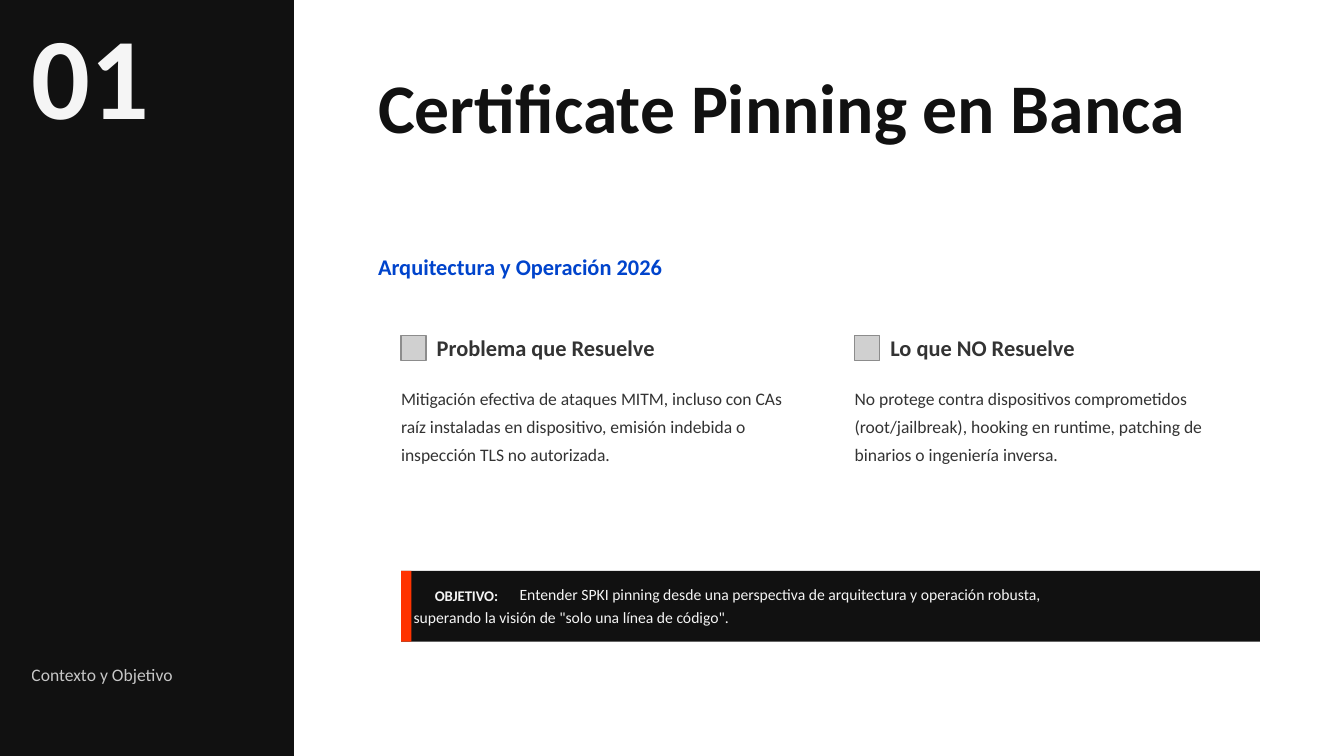
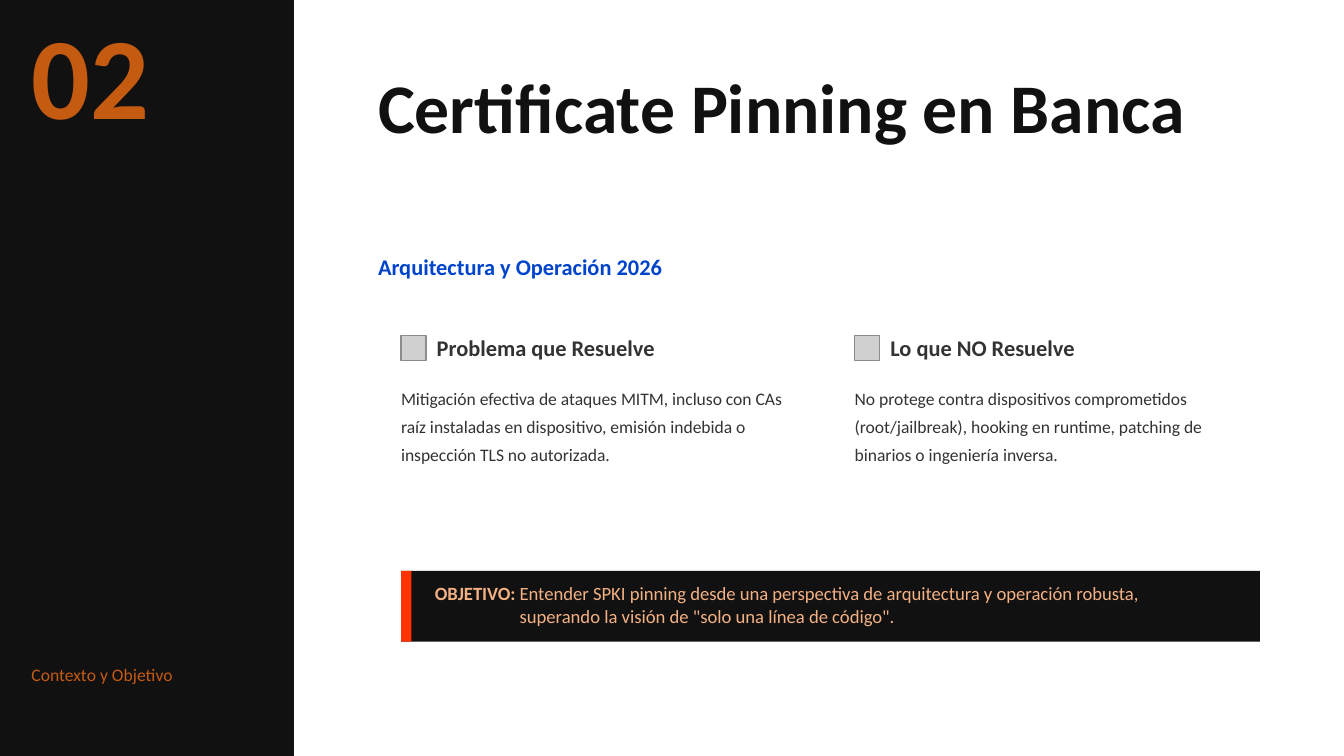
Before and after one commit to pcanelo/spki-pinning-lab, a slide deck: slide 3 of Certificate_Pinning_en_Banca_Arquitectura_y_Operación_2026.pptx (slide 1 before the commit). Drawn at 1344x756 pixels with LibreOffice and Linux fonts; fonts in the diff are those of the drawing; grey boxes stand for pictures; background and template pictures are left out. Boxes give left, top, right and bottom in pixels: in the first picture for what was removed or moved away, otherwise in the second. Text is boxed around its words. In the diff, an @@ line names an element or a change of style, - is before the commit and + after.

```diff
--- a/Certificate_Pinning_en_Banca_Arquitectura_y_Operación_2026.pptx
+++ b/Certificate_Pinning_en_Banca_Arquitectura_y_Operación_2026.pptx
@@ text at box(31, 43, 148, 120): text changed; text colour #F5F5F5 to #C55A11 @@
-01
+02
@@ text "OBJETIVO:" at box(435, 587, 516, 600): size 7.8 to 10 pt, text colour #F5F5F5 to #F4B183 @@
@@ text "Entender SPKI pinning desde una ..." at box(520, 587, 1138, 603): size 8.3 to 10 pt, text colour #F5F5F5 to #F4B183 @@
@@ text "superando la visión de "solo ..." at box(520, 610, 894, 626): size 8.3 to 10 pt, text colour #F5F5F5 to #F4B183 @@
@@ text "superando la visión de "solo ...": place and size @@
-text "superando la visión de "solo ..." at box(414, 612, 729, 626)
+text "superando la visión de "solo ..." at box(520, 610, 894, 626)
@@ text "Contexto y Objetivo" at box(31, 669, 173, 684): text colour #F5F5F5 at 80% opacity to #C55A11 @@
```
Also in this commit, not shown: 14 other slides changed, 3 slides added, 1 other file.
